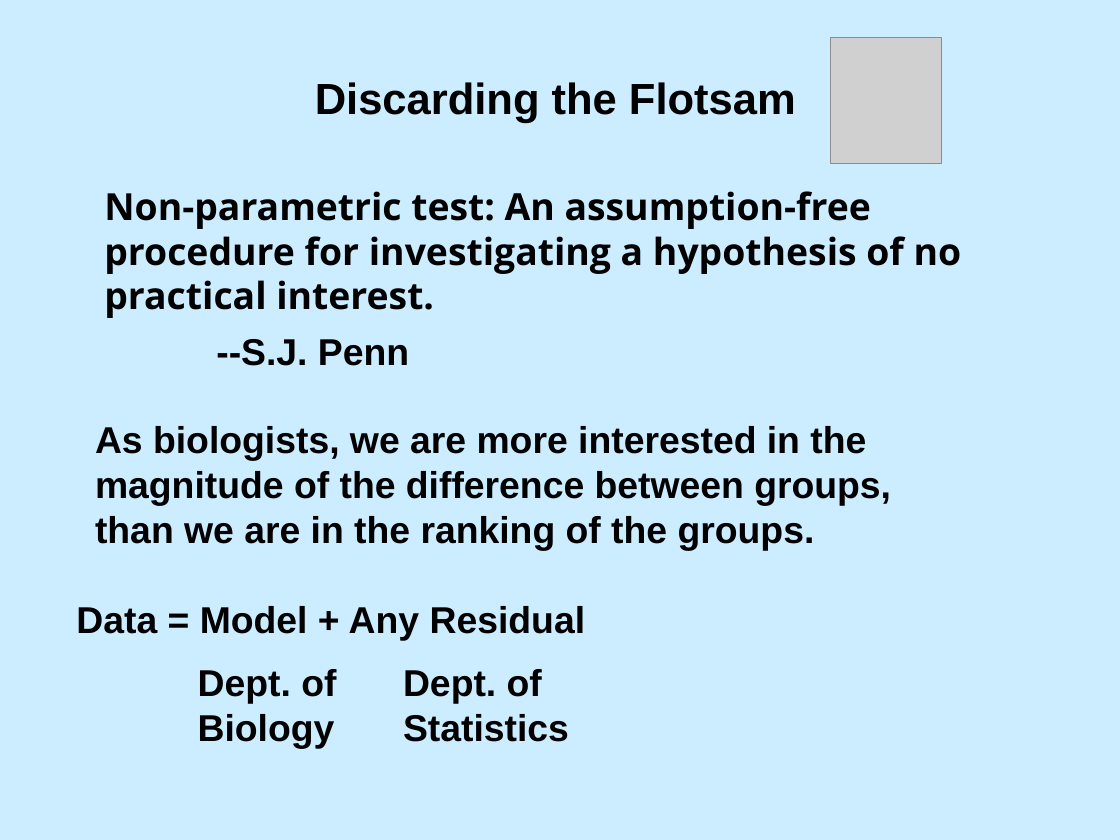
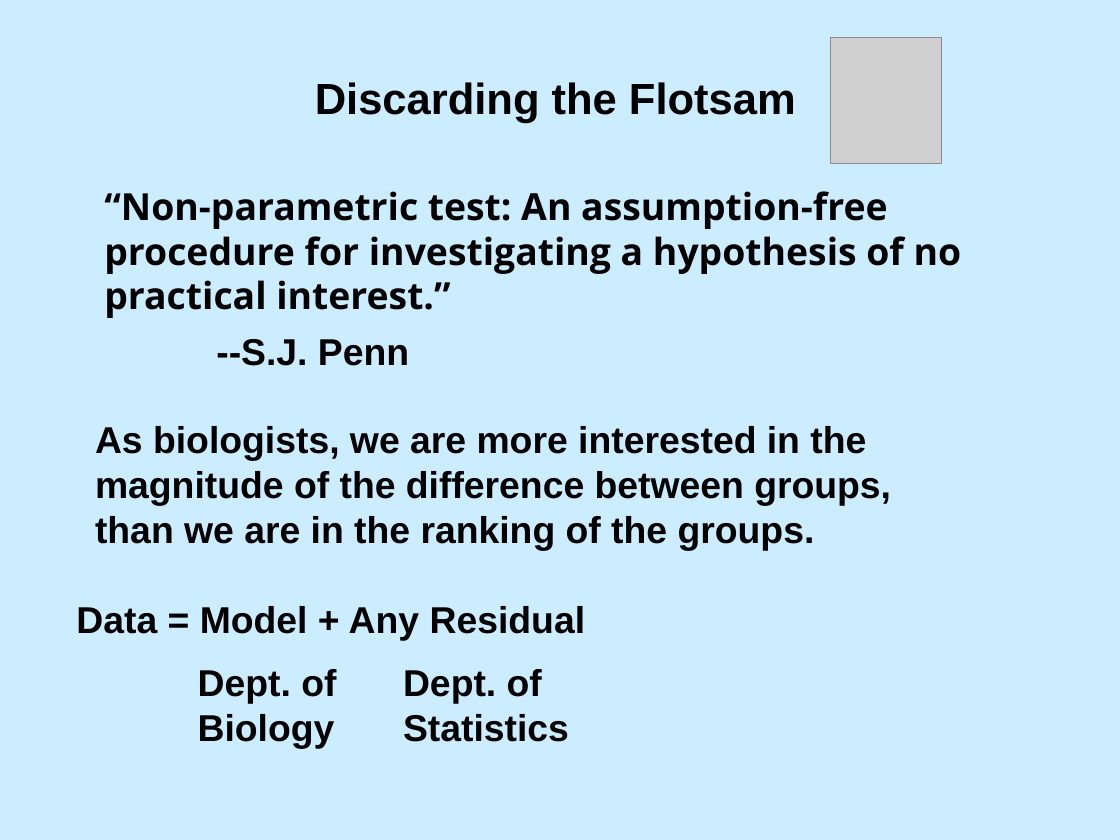
Before and after one commit to DavidCSchneider/StatisticalScience, a slide deck: slide 31 of LNotes/Pt1/Ch1_1.ppt (slide 29 before the commit). Drawn at 1120x840 pixels with LibreOffice and Linux fonts; fonts in the diff are those of the drawing; grey boxes stand for pictures. Boxes give left, top, right and bottom in pixels: in the first picture for what was removed or moved away, otherwise in the second. Text is boxed around its words. In the diff, an @@ line names an element or a change of style, - is before the commit and + after.

```diff
--- a/LNotes/Pt1/Ch1_1.ppt
+++ b/LNotes/Pt1/Ch1_1.ppt
@@ text at (104, 191, 962, 318): text changed @@
-Non-parametric test: An assumption-free procedure for investigating a hypothesis of no practical interest.
+“Non-parametric test: An assumption-free procedure for investigating a hypothesis of no practical interest.”
```
Also in this commit, not shown: 28 other slides changed, 6 slides added, 4 slides removed, 3 other files.
